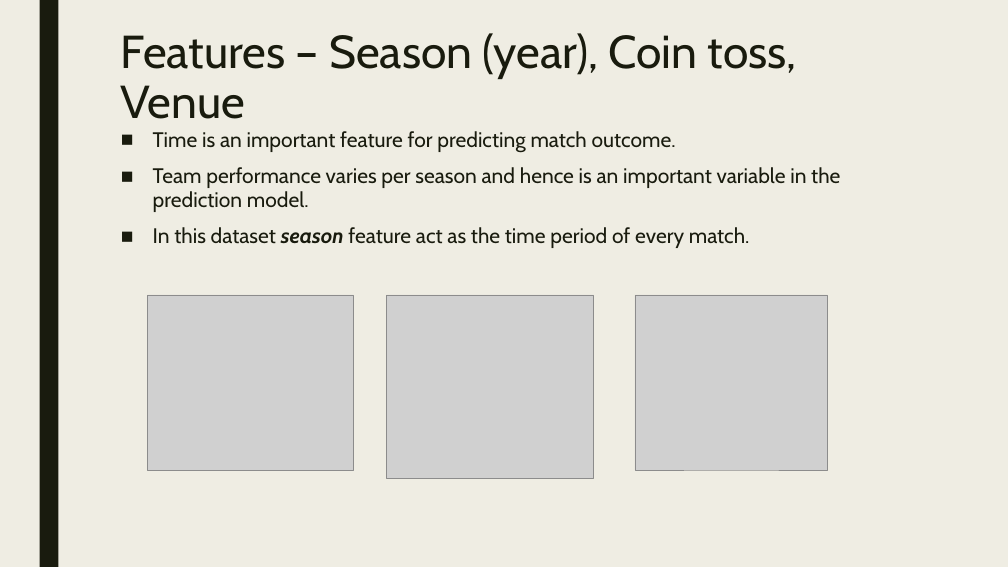
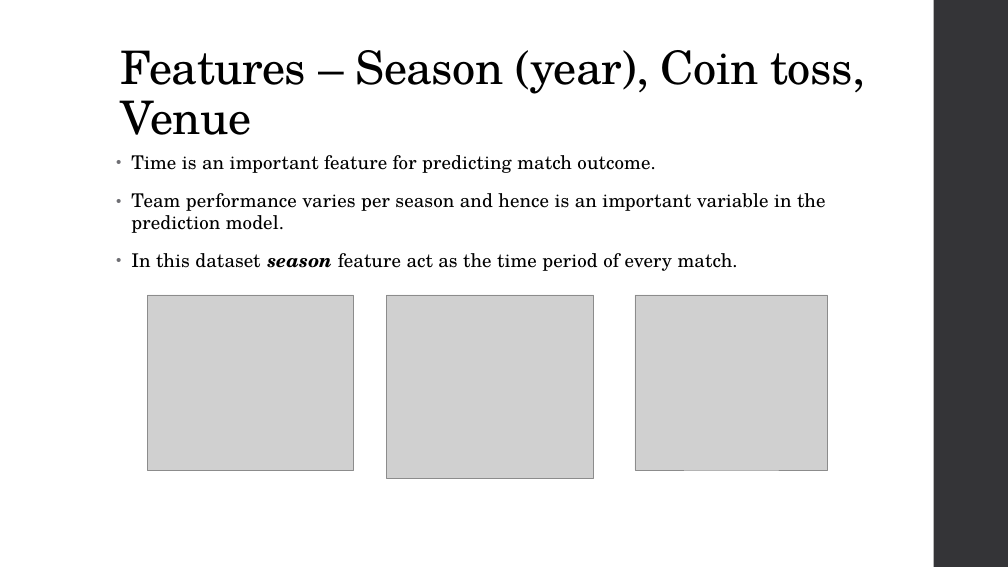
Before and after one commit to npsquared/3251_Presentation, a slide deck: slide 6 of 3251 - Cricket Prediction - Nitin Prakash.pptx. Drawn at 1008x567 pixels with LibreOffice and Linux fonts; fonts in the diff are those of the drawing; grey boxes stand for pictures. Boxes give left, top, right and bottom in pixels: in the first picture for what was removed or moved away, otherwise in the second. Text is boxed around its words. In the diff, an @@ line names an element or a change of style, - is before the commit and + after.

```diff
--- a/3251 - Cricket Prediction - Nitin Prakash.pptx
+++ b/3251 - Cricket Prediction - Nitin Prakash.pptx
@@ background #EFEDE3 to #FFFFFF @@
@@ rectangle removed at [39,0,58,567] @@
@@ title "Features – Season (year), Coin ..." at [121,50,865,135]: font Cabin to TeX Gyre Schola, text colour #191B0E to #000000, letter spacing 0 to -0.5 pt; line spacing 0.89 to 0.9; vertical alignment top to bottom @@
@@ rectangle added at [934,0,1008,567], fill #353537 @@
@@ text "Time is an important feature ...": place and size @@
-text "Time is an important feature ..." at [153,131,840,248]
+text "Time is an important feature ..." at [131,155,825,271]
@@ text "Time is an important feature ..." at [131,155,825,271]: size 20 to 18 pt, font Cabin to TeX Gyre Schola, text colour #191B0E to #000000, letter spacing 0 to 0.1 pt; bullet ■ to •; line spacing 0.94 to 0.95; more space between paragraphs @@
```
Also in this commit, not shown: 18 other slides changed.
